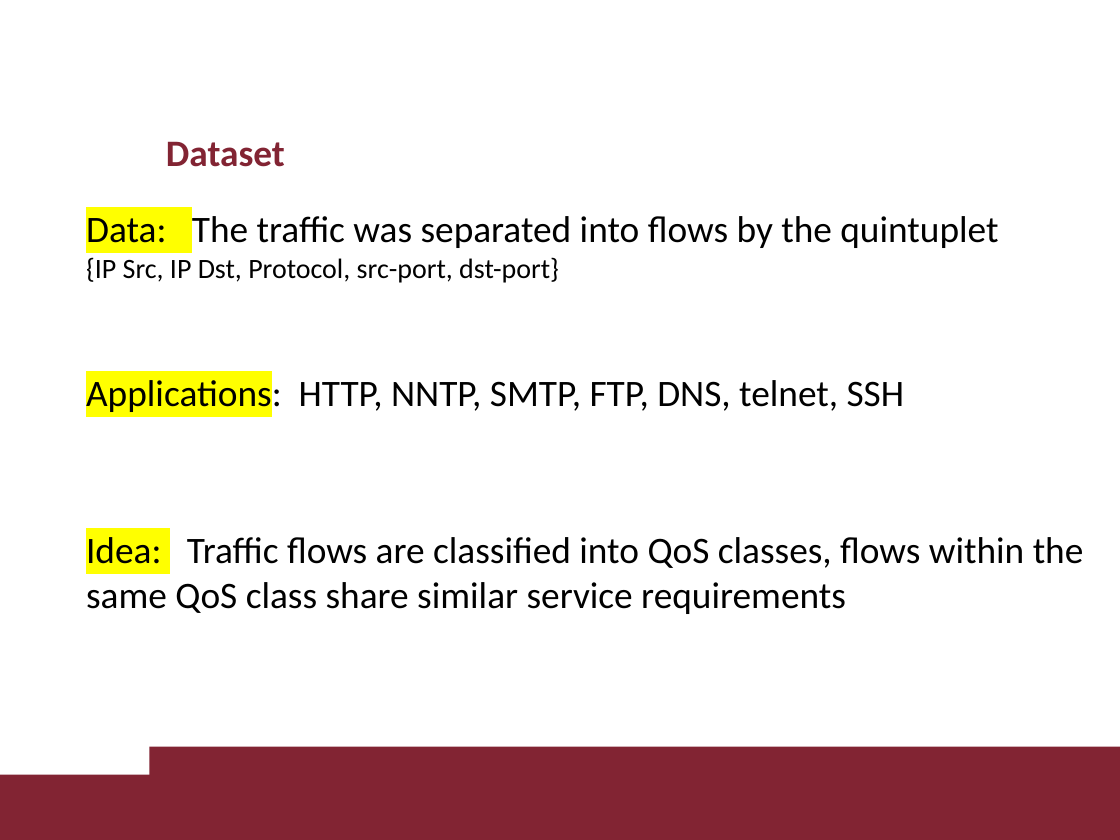
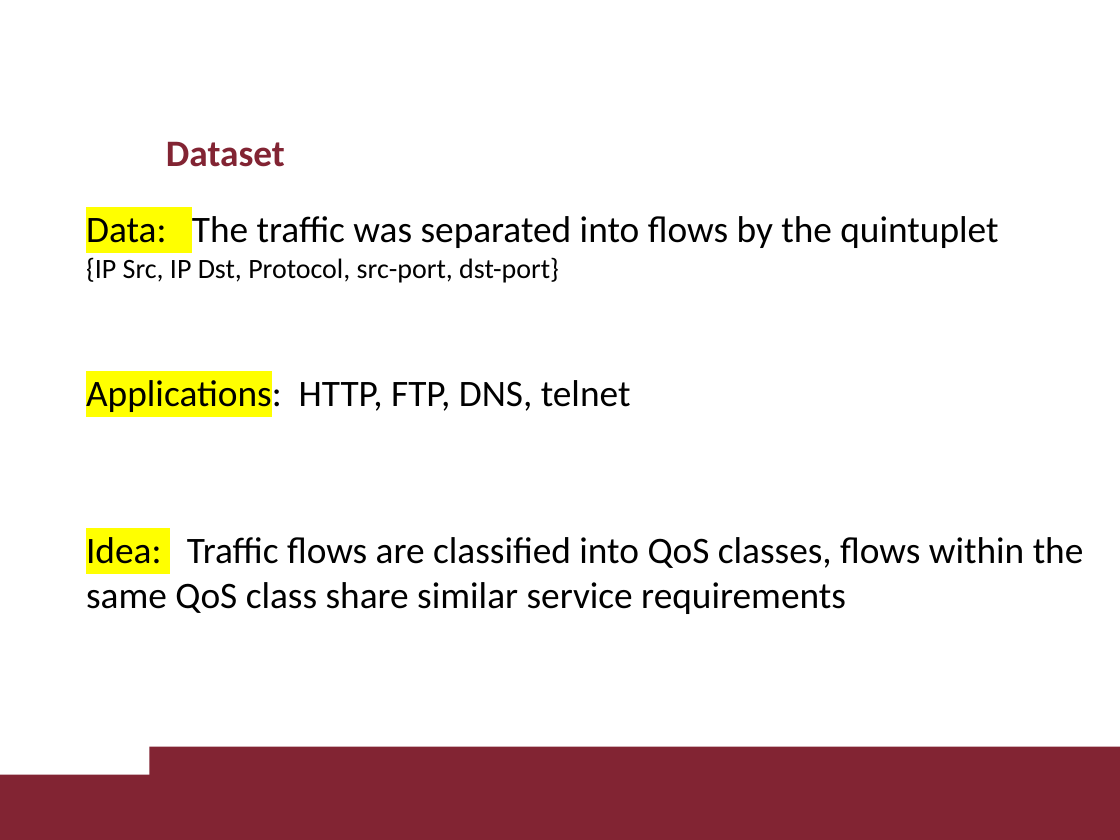
Before and after one commit to davaureli/NBD_LabSession, a slide deck: slide 72 of Lectures Complete/Lectures Complete.pptx. Drawn at 1120x840 pixels with LibreOffice and Linux fonts; fonts in the diff are those of the drawing; background and template pictures are left out. Boxes give left, top, right and bottom in pixels: in the first picture for what was removed or moved away, otherwise in the second. Text is boxed around its words. In the diff, an @@ line names an element or a change of style, - is before the commit and + after.

```diff
--- a/Lectures Complete/Lectures Complete.pptx
+++ b/Lectures Complete/Lectures Complete.pptx
@@ text at <box>86,375,631,416</box>: text changed @@
-Applications: HTTP, NNTP, SMTP, FTP, DNS, telnet, SSH
+Applications: HTTP, FTP, DNS, telnet
```
Also in this commit, not shown: 2 other slides changed, 3 slides added.
